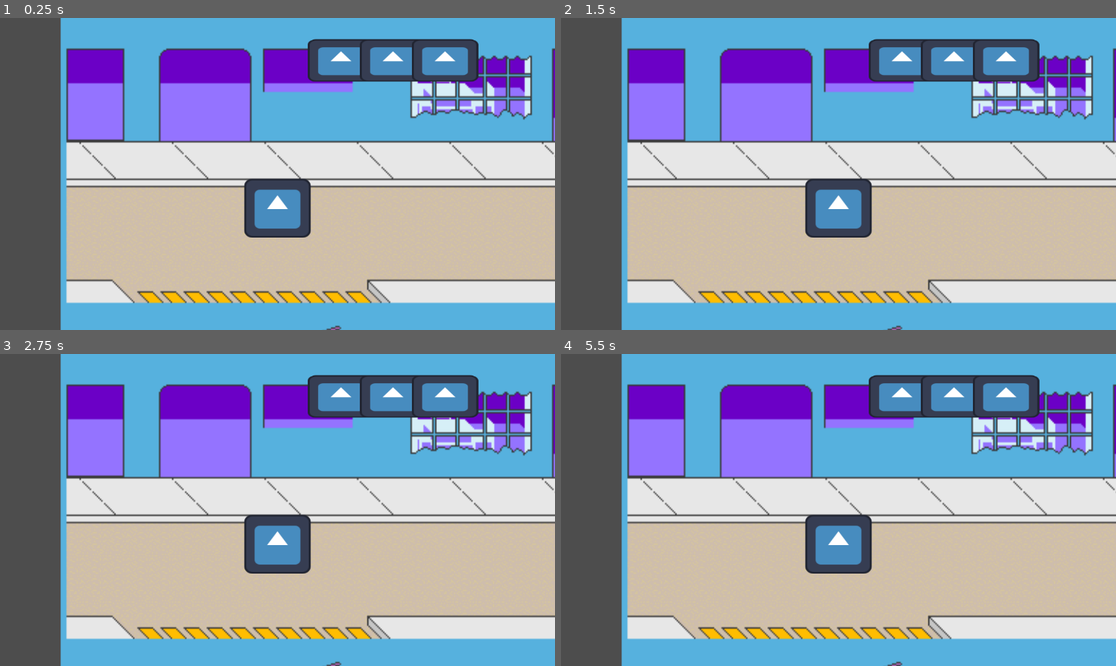
Above: before the commit, frames 1-4 (two rows, left to right).
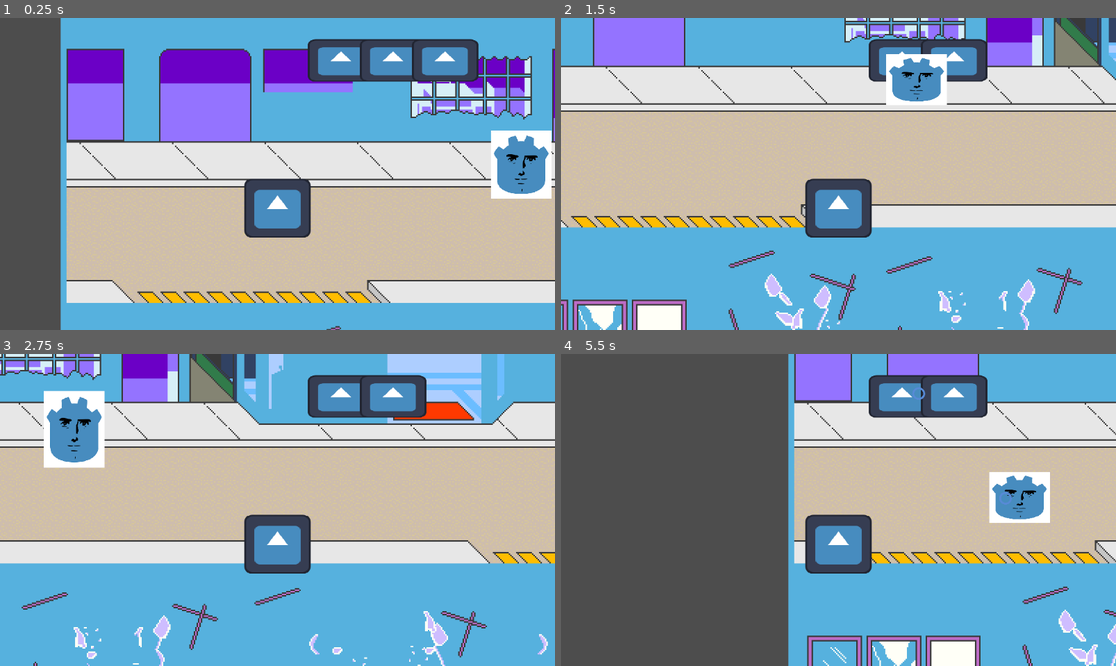
Above: after the commit, the same moments.

Repository: Franco-Pedrazzi/Chuche-proyect
Game: Godot game, scene res://mundos/mundo guiso/nivel_0.tscn
Same seed, same stepped clock (60 frames per second), same inputs: the game is played once before the commit and once after it. The project has no main scene, so this scene is started directly. The engine's default icon, where the game draws it, is replaced by a stand-in: a white triangle on a blue panel in a dark square.
Inputs:
- Up to frame 1 (0.25 s): no input
- Up to frame 2 (1.5 s): hold Right (right) 0.53-1.28 s; hold Down (down) from 1.28 s (still down)
- Up to frame 3 (2.75 s): release Down (down) at 2.03 s; hold Right (right) from 2.03 s (still down)
- Up to frame 4 (5.5 s): release Right (right) at 2.78 s; hold Up (up) 2.78-3.53 s; tap Enter at 3.5 s; hold Left (left) 3.53-5.03 s; hold Down (down) from 5.03 s (still down)

The runs differ from the first frame. In frame 1, 7.0% of the frame differs, in the area x 11-100%, y 7-100%; in frame 2, 79%, in the area x 0-100%, y 0-100%; in frame 3, 78%; in frame 4, 72%.
Error before the commit: Attempt to call function 'normalized' in base 'null instance' on a null instance. (res://objetos/characters/mateo/mateo.gd:24)

Commit message:
knockback terminado y mejoras al shooter

Diff:
--- a/chuche-proyect--/mundos/mundo guiso/nivel_0.tscn
+++ b/chuche-proyect--/mundos/mundo guiso/nivel_0.tscn
@@ -2,7 +2,7 @@
 
 [ext_resource type="Texture2D" uid="uid://dnjekoa24v2cs" path="res://sprites/mundo 0/5.png" id="1_qrxap"]
 [ext_resource type="PackedScene" uid="uid://cpri1ktmj56ec" path="res://objetos/characters/mateo/mateo.tscn" id="2_gxecd"]
-[ext_resource type="PackedScene" uid="uid://rk6tkiihhapc" path="res://objetos/characters/evilNpc/evilGodottscn.tscn" id="3_gxecd"]
+[ext_resource type="PackedScene" uid="uid://b1yonn763q8be" path="res://objetos/characters/shooter/shooter.tscn" id="3_gxecd"]
 
 [sub_resource type="RectangleShape2D" id="RectangleShape2D_qnqe0"]
 size = Vector2(1250.15, 3.19486)
@@ -38,5 +38,5 @@
 position = Vector2(-126, 336)
 shape = SubResource("RectangleShape2D_gxecd")
 
-[node name="EvilGodot" parent="." instance=ExtResource("3_gxecd")]
-position = Vector2(256, 335)
+[node name="Shooter" parent="." instance=ExtResource("3_gxecd")]
+position = Vector2(216, 294)
--- a/chuche-proyect--/objetos/characters/mateo/mateo.gd
+++ b/chuche-proyect--/objetos/characters/mateo/mateo.gd
@@ -20,9 +20,6 @@
 		velocity.y = directionY* SPEED
 	elif notStop:
 		velocity.y = move_toward(velocity.y, 0, SPEED)
-	if stop==false:
-		move=move.normalized()*SPEED
-		move=move_and_collide(move)
 	move_and_slide()
 
 
@@ -35,11 +32,9 @@
 				await get_tree().create_timer(0.27).timeout
 			if stop==false:
 				lives-=1
-				var distanceX=(position.x-body.position.x)
-				var distanceY=(position.y-body.position.y)
-				var directionX=distanceX/distanceX
-				var directionY=distanceY/distanceY
-				move=position.direction_to(Vector2i(position.x+directionX*distanceX,position.y+directionY*distanceY))
+				var angle=(body.position - position).angle()
+				var direction = Vector2.RIGHT.rotated(angle)  # Mueve hacia la rotación actual
+				velocity = direction * SPEED*-1
 
 				notStop=false
 				await get_tree().create_timer(0.25).timeout
--- a/chuche-proyect--/objetos/characters/shooter/shooter.gd
+++ b/chuche-proyect--/objetos/characters/shooter/shooter.gd
@@ -4,12 +4,17 @@
 @onready var animations=$AnimationPlayer
 var move=Vector2.ZERO
 var scapeTime=false
-var startShoot=false
+var Shooting=false
 
 func _physics_process(delta: float) -> void:
-	if startShoot:
-		startShoot=false
-		cargar()
+	if Shooting:
+		if jugador!=null:
+			if "lives" in jugador:
+				if jugador.lives>0:
+					cargar()
+					Shooting=false
+					await get_tree().create_timer(2.1).timeout
+					Shooting=true
 	if jugador!=null:
 		if scapeTime:
 			var distanceX=(position.x-jugador.position.x)
@@ -19,10 +24,14 @@
 			move=position.direction_to(Vector2i(position.x+directionX*distanceX,position.y+directionY*distanceY))
 
 		else:
-			if abs(position.x-jugador.position.x)-118<1 and abs(position.y-jugador.position.y)-118<1:
+
+			if abs(position.x-jugador.position.x)-122<1 and Shooting==false and abs(position.y-jugador.position.y)-122<1:
 				move=Vector2.ZERO
 				animations.play("default")
 			else:
+				if Shooting:
+					await get_tree().create_timer(1.5).timeout
+					Shooting=false
 				move=position.direction_to(jugador.position)
 
 	else:
@@ -31,14 +40,12 @@
 	move=move.normalized()*SPEED
 	move=move_and_collide(move)
 	move_and_slide()
+
 func cargar():
-	print("shic")
+	print(Shooting)
 	animations.play("pegar")
-	if jugador!=null:
-		if "lives" in jugador:
-			if jugador.lives>0:
-				await get_tree().create_timer(3).timeout
-				cargar()
+
+
 
 func disparar():
 	var bullet_scene = preload("res://objetos/items/bullet/bullet.tscn")
@@ -62,7 +69,8 @@
 		if body.type=="jugador":
 			scapeTime=true
 			await get_tree().create_timer(2).timeout
-			animations.play("pegar")
+			Shooting=false
+			animations.play("caminar")
 
 func _on_distance_body_exited(body: Node2D) -> void:
 	if body!=self and "type" in body:
@@ -74,4 +82,10 @@
 func _on_interaction_area_body_entered(body: Node2D) -> void:
 	if body!=self and "type" in body:
 		if body.type=="jugador":
-			startShoot=true
+			Shooting=true
+
+
+func _on_interaction_area_body_exited(body: Node2D) -> void:
+	if body!=self and "type" in body:
+		if body.type=="jugador":
+			Shooting=false
--- a/chuche-proyect--/objetos/characters/shooter/shooter.tscn
+++ b/chuche-proyect--/objetos/characters/shooter/shooter.tscn
@@ -39,7 +39,7 @@
 
 [sub_resource type="Animation" id="Animation_rjjjd"]
 resource_name = "pegar"
-length = 0.2
+length = 0.21
 tracks/0/type = "value"
 tracks/0/imported = false
 tracks/0/enabled = true
@@ -79,7 +79,7 @@
 size = Vector2(34, 30.7624)
 
 [sub_resource type="CircleShape2D" id="CircleShape2D_gm2mo"]
-radius = 11.5274
+radius = 15.3485
 
 [sub_resource type="CircleShape2D" id="CircleShape2D_q1p3w"]
 radius = 80.0
@@ -110,7 +110,7 @@
 
 [node name="CollisionShape2D" type="CollisionShape2D" parent="DetectionZone"]
 position = Vector2(0, 1)
-scale = Vector2(-16.3302, -18.8295)
+scale = Vector2(-16.3302, -23.6495)
 shape = SubResource("CircleShape2D_gm2mo")
 
 [node name="InteractionArea" type="Area2D" parent="."]
@@ -119,8 +119,7 @@
 collision_mask = 9
 
 [node name="CollisionShape2D2" type="CollisionShape2D" parent="InteractionArea"]
-position = Vector2(0, 2.42495)
-scale = Vector2(1.271, 1)
+position = Vector2(0, 1.26555)
 shape = SubResource("CircleShape2D_q1p3w")
 
 [node name="Distance" type="Area2D" parent="."]
@@ -128,10 +127,10 @@
 
 [node name="CollisionShape2D2" type="CollisionShape2D" parent="Distance"]
 position = Vector2(0, 2.42495)
-scale = Vector2(1.271, 1)
 shape = SubResource("CircleShape2D_q1p3w")
 
 [connection signal="body_entered" from="DetectionZone" to="." method="_on_detection_zone_body_entered"]
 [connection signal="body_entered" from="InteractionArea" to="." method="_on_interaction_area_body_entered"]
+[connection signal="body_exited" from="InteractionArea" to="." method="_on_interaction_area_body_exited"]
 [connection signal="body_entered" from="Distance" to="." method="_on_distance_body_entered"]
 [connection signal="body_exited" from="Distance" to="." method="_on_distance_body_exited"]
--- a/chuche-proyect--/project.godot
+++ b/chuche-proyect--/project.godot
@@ -43,3 +43,7 @@
 2d_physics/layer_2="Npc"
 2d_physics/layer_3="Items"
 2d_physics/layer_4="walls"
+
+[rendering]
+
+textures/canvas_textures/default_texture_filter=0
